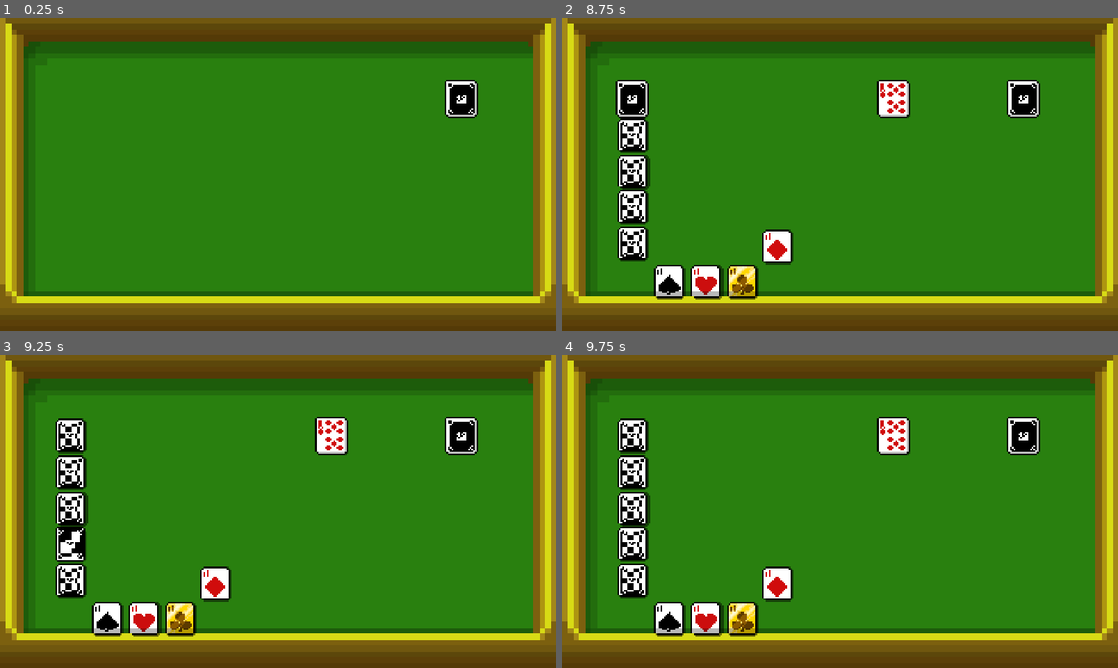
Above: before the commit, frames 1-4 (two rows, left to right).
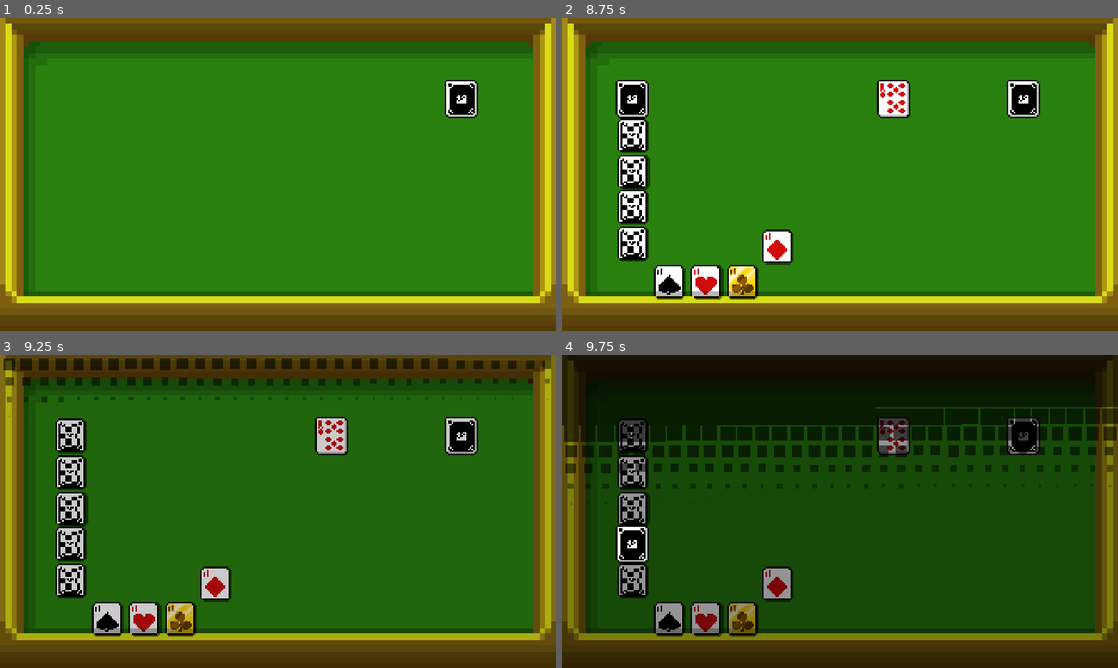
Above: after the commit, the same moments.

Repository: Kristerfer666/Riverhand
Game: Godot game, scene res://main.tscn
The game is run twice, just before and just after one commit, with the same random seed, the same clock (stepped at 60 frames per second) and the same inputs.
Inputs (mouse positions are in pixels of both pictures, inside the frame that each line leads up to):
- Up to frame 1 (0.25 s): no input
- Up to frame 2 (8.75 s): tap Enter at 0.5, 5.75 s; move the mouse to (962, 158) at 0.52 s; click (962, 158) at 0.67 s; tap Space at 1.25, 6.5 s; drag from (728, 190) to (1023, 96) at 1.27 s; move the mouse to (834, 237) at 2.02 s; click (834, 237) at 2.17 s; drag from (745, 277) to (634, 205) at 2.77 s; drag from (706, 277) to (634, 168) at 3.52 s; drag from (673, 277) to (634, 133) at 4.27 s; move the mouse to (634, 240) at 5.02 s; click (634, 240) at 5.17 s; drag from (634, 205) to (673, 277) at 5.77 s; drag from (634, 168) to (1023, 96) at 6.52 s; drag from (634, 133) to (634, 240) at 7.27 s; move the mouse to (634, 96) at 8.02 s; click (634, 96) at 8.17 s
- Up to frame 3 (9.25 s): tap Enter at 8.75 s; drag from (333, 433) to (72, 542) at 8.77 s
- Up to frame 4 (9.75 s): move the mouse to (1006, 558) at 9.52 s; click (1006, 558) at 9.67 s

Frames 1-2 are identical in both runs. In frame 3, 77% of the frame differs, in the area x 0-100%, y 0-93%; in frame 4, 97%, in the area x 0-100%, y 0-100%.

Commit message:
gave player_ace on podium gold texture too

Diff:
--- a/GameMaster.gd
+++ b/GameMaster.gd
@@ -8,8 +8,8 @@
 var AOC_pos
 var AOD_pos
 
-#var podium = ["AOD", "AOS", "AOC"]
-var podium = []
+var podium = ["AOD", "AOS", "AOC"]
+#var podium = []
 var all_initial: Array = []
 
 var player_ace
@@ -180,7 +180,7 @@
 	get_tree().reload_current_scene()
 
 func select_ace(ace):
-	player_ace = ace
+	player_ace = "AO" + ace.suit_to_letter()
 	ace.anim_gold()
 	deck_ref.clickable = true
 
--- a/deck.gd
+++ b/deck.gd
@@ -166,17 +166,19 @@
 
 func podium_display():
 	for i in range(1, 4):
-		var podium_image = "res://materials/Card Faces/ver2/Aces/%s.png" % gamemaster_ref.podium[i - 1]
+		var podium_image = "res://materials/Card Faces/ver2/Aces/" + detect_chosen(i) + gamemaster_ref.podium[i - 1] + ".png"
+		print(podium_image)
 		podium_display_card(i, podium_image)
 		await get_tree().create_timer(0.4).timeout
 	emit_signal("podium_finished")
-	#var shown_ace_1= podium[-1]
-	#var shown_ace_2= podium[-2]
-	#var shown_ace_3= podium[-3]
-	#var card_image_1 = str("res://materials/Card Faces/ver2/Aces/" + shown_ace_1 + ".png")
-	#var card_image_2 = str("res://materials/Card Faces/ver2/Aces/" + shown_ace_2 + ".png")
-	#var card_image_3 = str("res://materials/Card Faces/ver2/Aces/" + shown_ace_3 + ".png")
-
+
+func detect_chosen(i):
+	var texture
+	if gamemaster_ref.podium[i - 1] == gamemaster_ref.player_ace:
+		texture = "GoldAces/Gold"
+	else:
+		texture = ""
+	return texture
 
 func podium_display_card(index, card_image):
 	var x_pos
